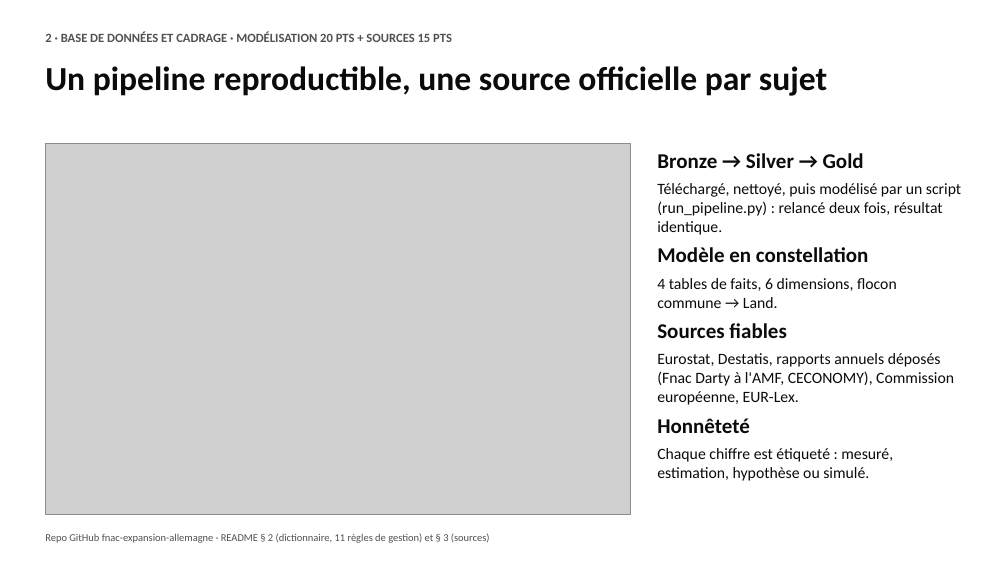
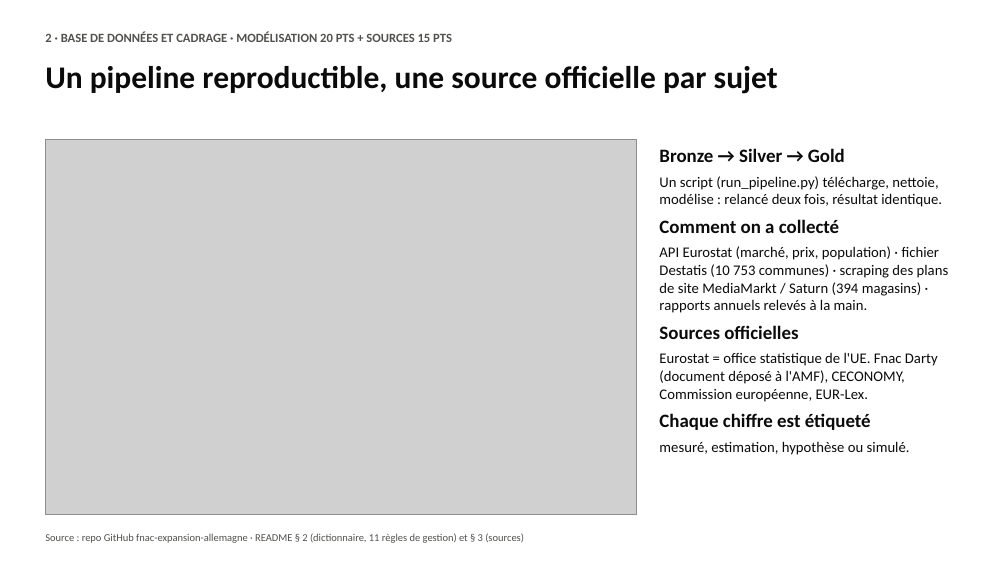
Before and after one commit to romane13long-source/fnac-expansion-allemagne, a slide deck: slide 3 of docs/Comex_Fnac_Allemagne.pptx. Drawn at 1008x567 pixels with LibreOffice and Linux fonts; fonts in the diff are those of the drawing; grey boxes stand for pictures. Boxes give left, top, right and bottom in pixels: in the first picture for what was removed or moved away, otherwise in the second. Text is boxed around its words. In the diff, an @@ line names an element or a change of style, - is before the commit and + after.

Commit message:
Slides refaites (11, fond blanc) sur le dashboard v2 : dépense par habitant, prix France vs Allemagne, 7 villes candidates, rentabilité étape par étape, capacité financière, Go sous conditions en conclusion, IA et limites ; README à jour

```diff
--- a/docs/Comex_Fnac_Allemagne.pptx
+++ b/docs/Comex_Fnac_Allemagne.pptx
@@ text "Un pipeline reproductible, une source ..." at [45, 66, 778, 94]: size 32 to 30 pt @@
@@ picture: place and size @@
-picture at [45, 144, 631, 514]
+picture at [45, 140, 637, 514]
@@ text at [659, 148, 845, 162]: size 20 to 18 pt in "Bronze → Silver → Gold" @@
@@ text at [659, 176, 949, 455]: text changed; size 15 to 14 pt @@
-Téléchargé, nettoyé, puis modélisé par un script (run_pipeline.py) : relancé deux fois, résultat identique.
-Modèle en constellation
-4 tables de faits, 6 dimensions, flocon commune → Land.
-Sources fiables
-Eurostat, Destatis, rapports annuels déposés (Fnac Darty à l'AMF, CECONOMY), Commission européenne, EUR-Lex.
-Honnêteté
-Chaque chiffre est étiqueté : mesuré, estimation, hypothèse ou simulé.
+Un script (run_pipeline.py) télécharge, nettoie, modélise : relancé deux fois, résultat identique.
+Comment on a collecté
+API Eurostat (marché, prix, population) · fichier Destatis (10 753 communes) · scraping des plans de site MediaMarkt / Saturn (394 magasins) · rapports annuels relevés à la main.
+Sources officielles
+Eurostat = office statistique de l'UE. Fnac Darty (document déposé à l'AMF), CECONOMY, Commission européenne, EUR-Lex.
+Chaque chiffre est étiqueté
+mesuré, estimation, hypothèse ou simulé.
@@ text at [45, 533, 524, 543]: text changed @@
-Repo GitHub fnac-expansion-allemagne · README § 2 (dictionnaire, 11 règles de gestion) et § 3 (sources)
+Source : repo GitHub fnac-expansion-allemagne · README § 2 (dictionnaire, 11 règles de gestion) et § 3 (sources)
```
Also in this commit, not shown: 8 other slides changed, 2 slides added, 3 other files.
